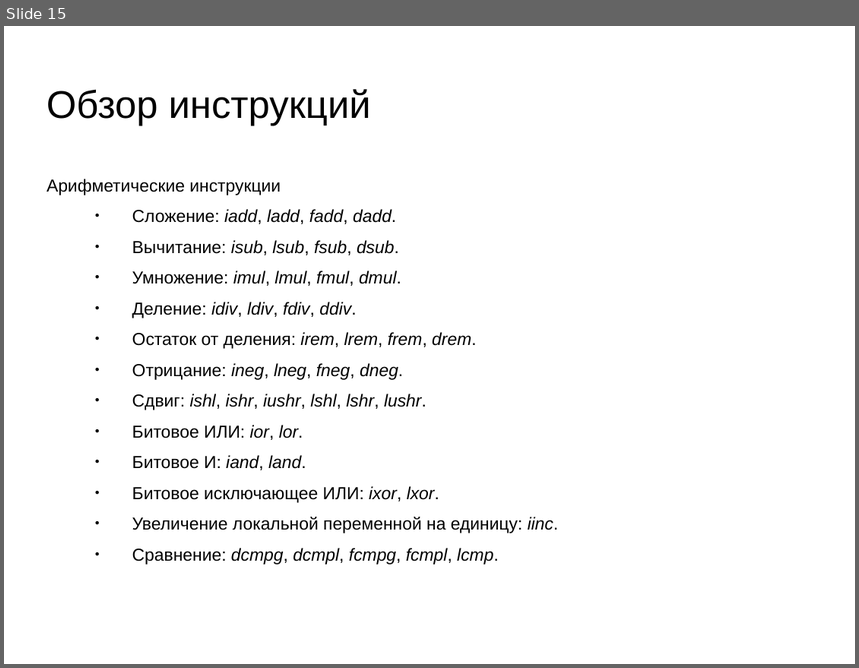
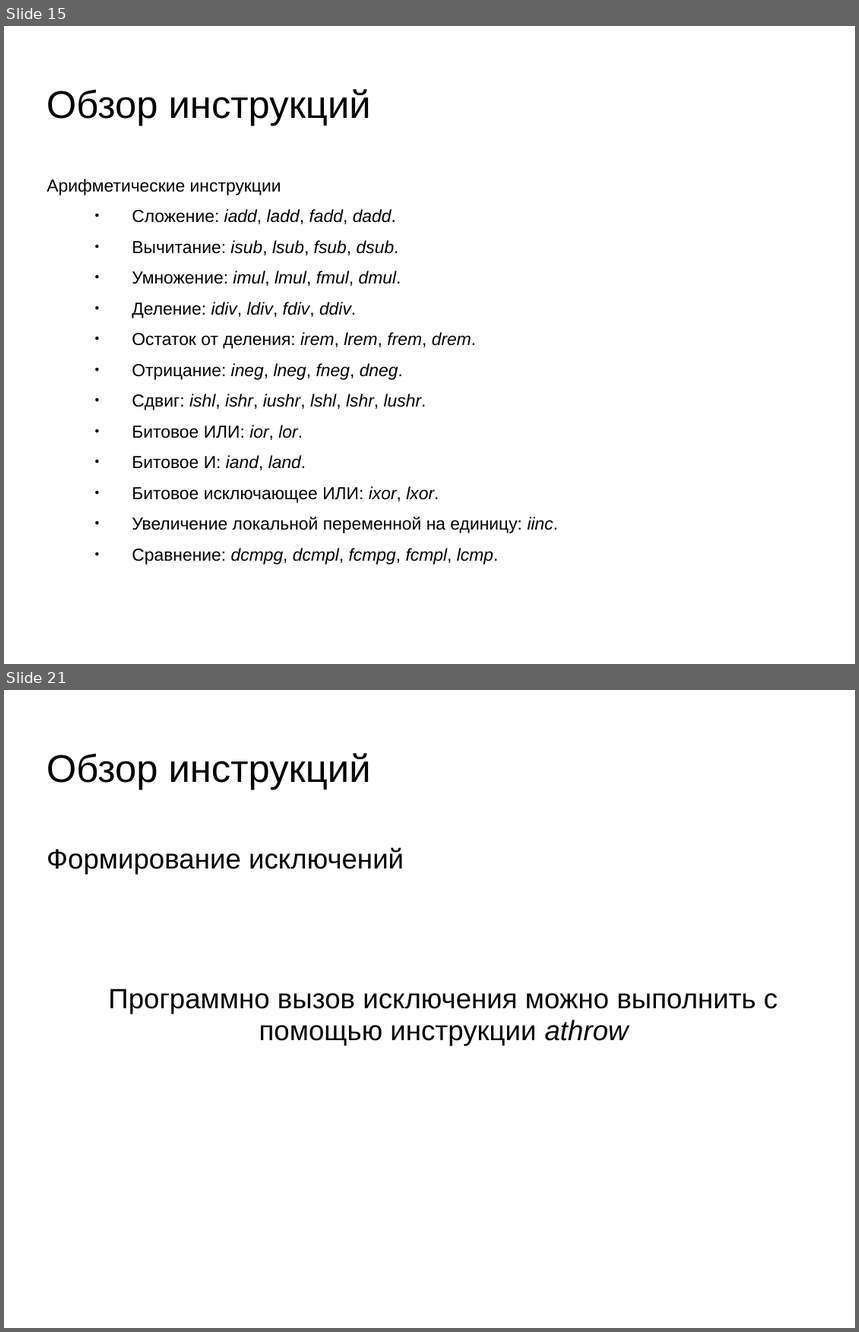
Before and after one commit to oleksiy-sayankin/javacogito, a slide deck: JVMSpec/presentation-jvm7.ppt. Shown one above the other, each under a label of ours: slide 15 before the commit, slides 15 and 21 after it; the slides between them are not shown. The pictures are 859x668 and 859x1332 pixels, drawn with LibreOffice and Linux fonts; fonts in the diff are those of the drawing; background and template pictures are left out. Boxes give left, top, right and bottom in pixels: in the first picture for what was removed or moved away, otherwise in the second. Text is boxed around its words. In the diff, an @@ line names an element or a change of style, - is before the commit and + after.

```diff
--- a/JVMSpec/presentation-jvm7.ppt
+++ b/JVMSpec/presentation-jvm7.ppt
@@ slide 21 added at (4, 690, 855, 1328), background picture (left out) @@
@@ title added at (47, 753, 371, 790), 36 pt, text #000000 @@
+Обзор инструкций
@@ text added at (47, 847, 778, 1046), 26 pt, text #000000 @@
+Формирование исключений
+Программно вызов исключения можно выполнить с помощью инструкции athrow
```
Also in this commit, not shown: 7 other slides added.
